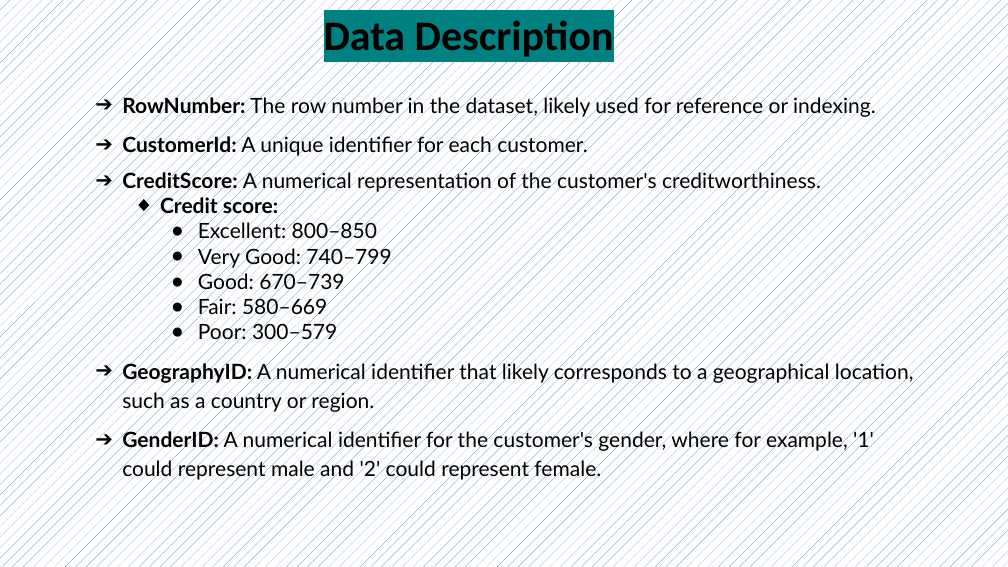
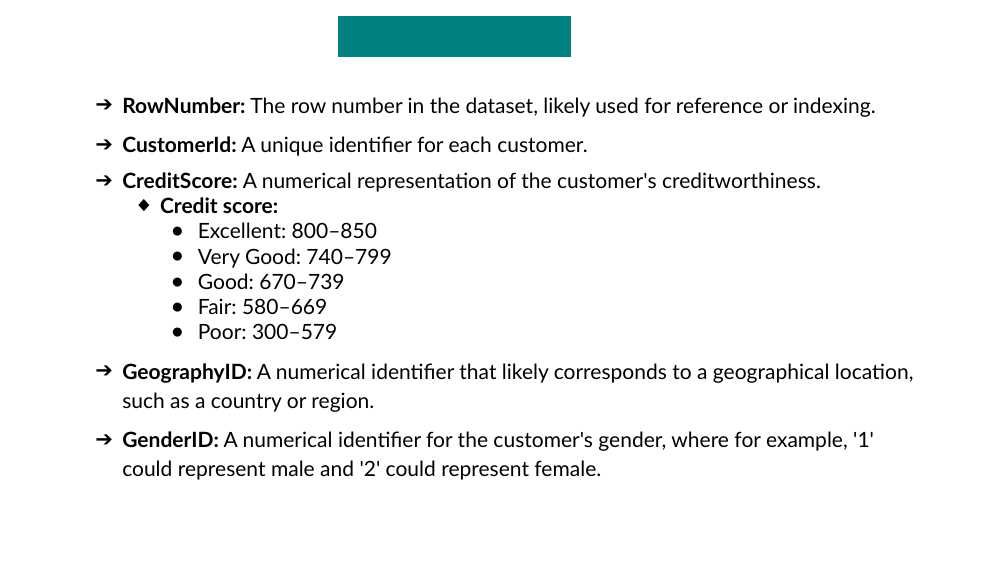
Before and after one commit to Lokesh272000/SQL-Project, a slide deck: slide 20 of Capstone Presentation.pptx (slide 19 before the commit). Drawn at 1008x567 pixels with LibreOffice and Linux fonts; fonts in the diff are those of the drawing. Boxes give left, top, right and bottom in pixels: in the first picture for what was removed or moved away, otherwise in the second. Text is boxed around its words. In the diff, an @@ line names an element or a change of style, - is before the commit and + after.

```diff
--- a/Capstone Presentation.pptx
+++ b/Capstone Presentation.pptx
@@ background pattern #4472C4 on #FFFFFF to #FFFFFF @@
@@ title "Data Description": place and size @@
-title "Data Description" at (324,20,614,57)
+title "Data Description" at (338,16,570,57)
@@ title "Data Description" at (338,16,570,57): size 40 to 32 pt, text colour #000000 to #008080 @@
```
Also in this commit, not shown: 19 other slides changed, 1 slide added, 1 slide removed.
